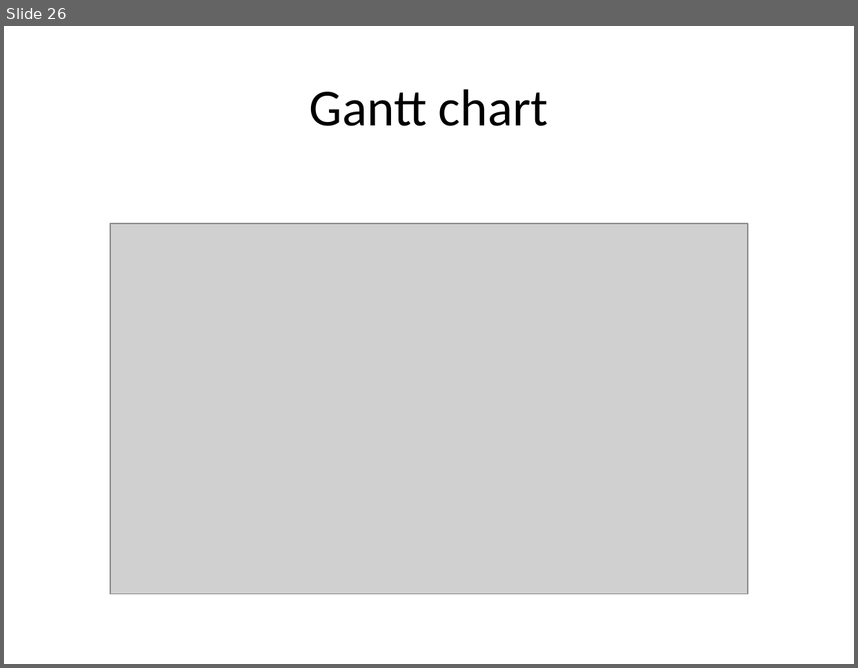
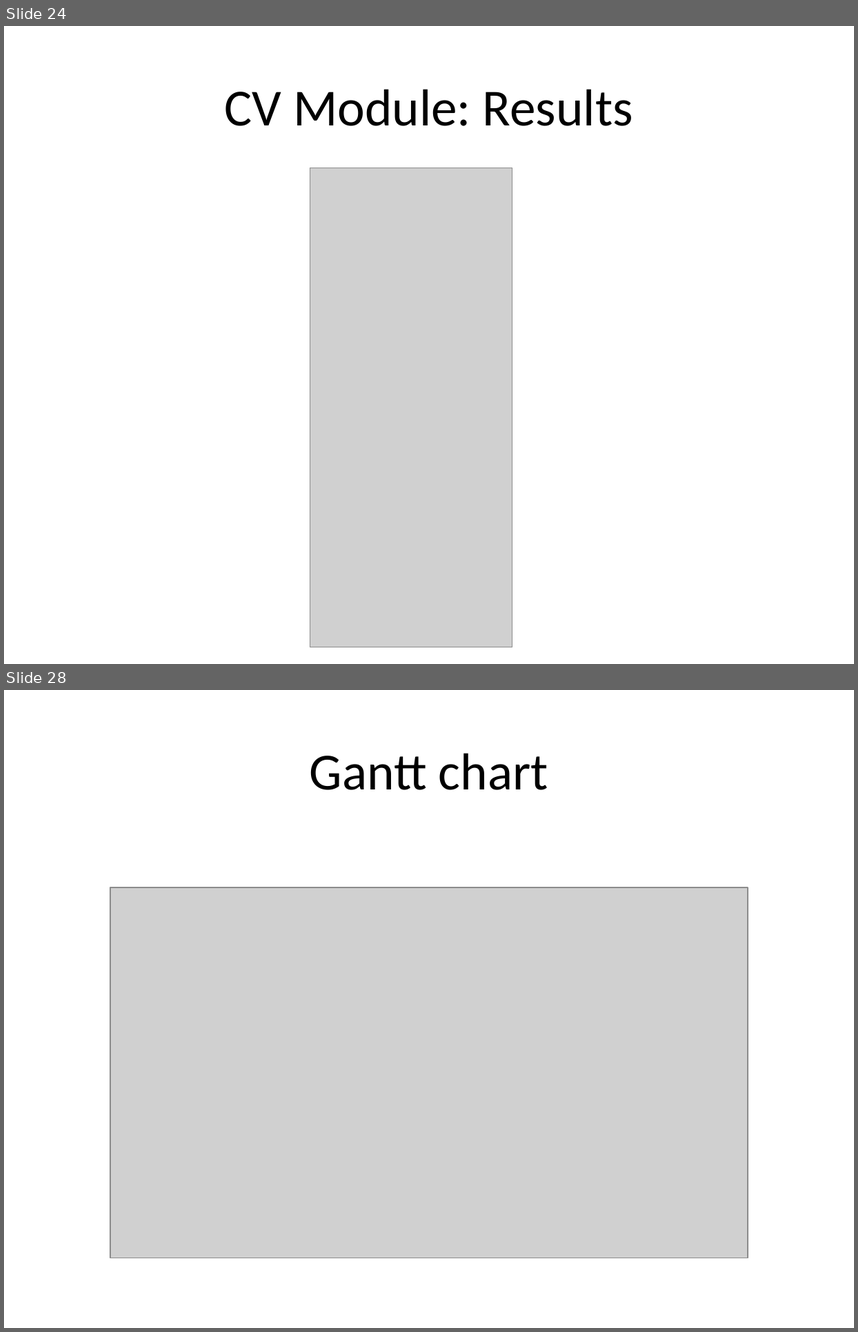
Before and after one commit to hananabilabd/Computer-Vision-and-Neural-Machine-Interface-for-Upper-Limb-Prostheses, a slide deck: GP_presentation.pptx. Shown one above the other, each under a label of ours: slide 26 before the commit, slides 24 and 28 after it; the slides between them are not shown. The pictures are 858x668 and 858x1332 pixels, drawn with LibreOffice and Linux fonts; fonts in the diff are those of the drawing; grey boxes stand for pictures. Boxes give left, top, right and bottom in pixels: in the first picture for what was removed or moved away, otherwise in the second. Text is boxed around its words. In the diff, an @@ line names an element or a change of style, - is before the commit and + after.

```diff
--- a/GP_presentation.pptx
+++ b/GP_presentation.pptx
@@ slide 24 added at (4, 26, 854, 664), background #FFFFFF @@
@@ text added at (224, 89, 633, 126), 44 pt, text #000000 @@
+CV Module: Results
@@ picture added at (310, 168, 513, 646) @@
@@ what was slide 26 is now slide 28 @@
```
Also in this commit, not shown: 16 slides changed, 1 other slide added.
